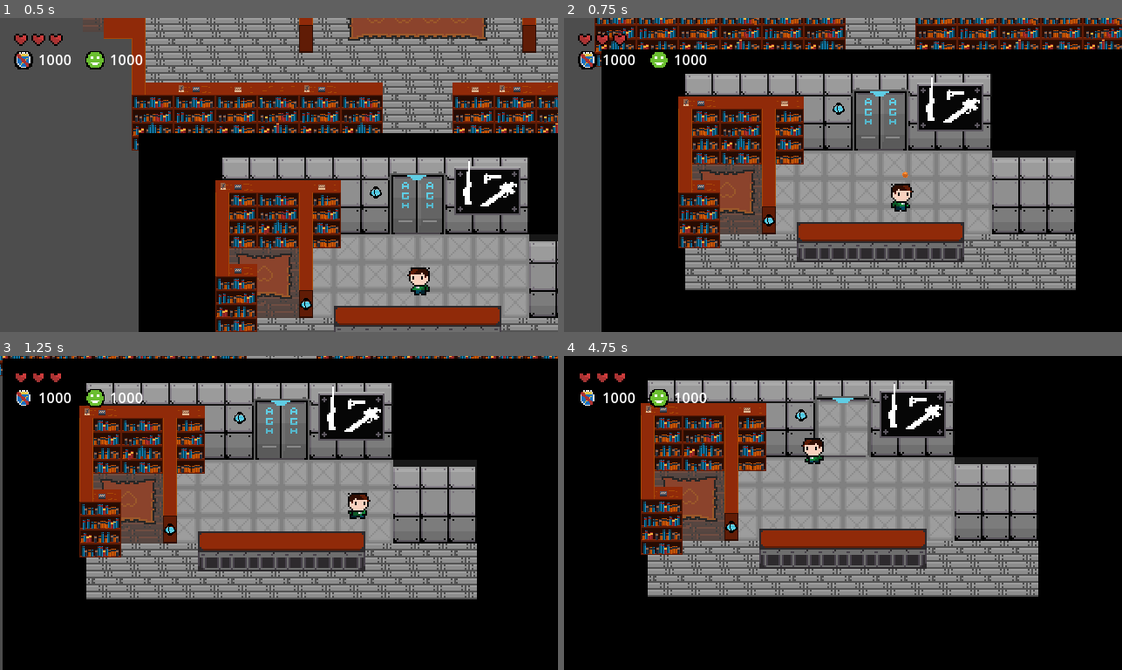
Above: before the commit, frames 1-4 (two rows, left to right).
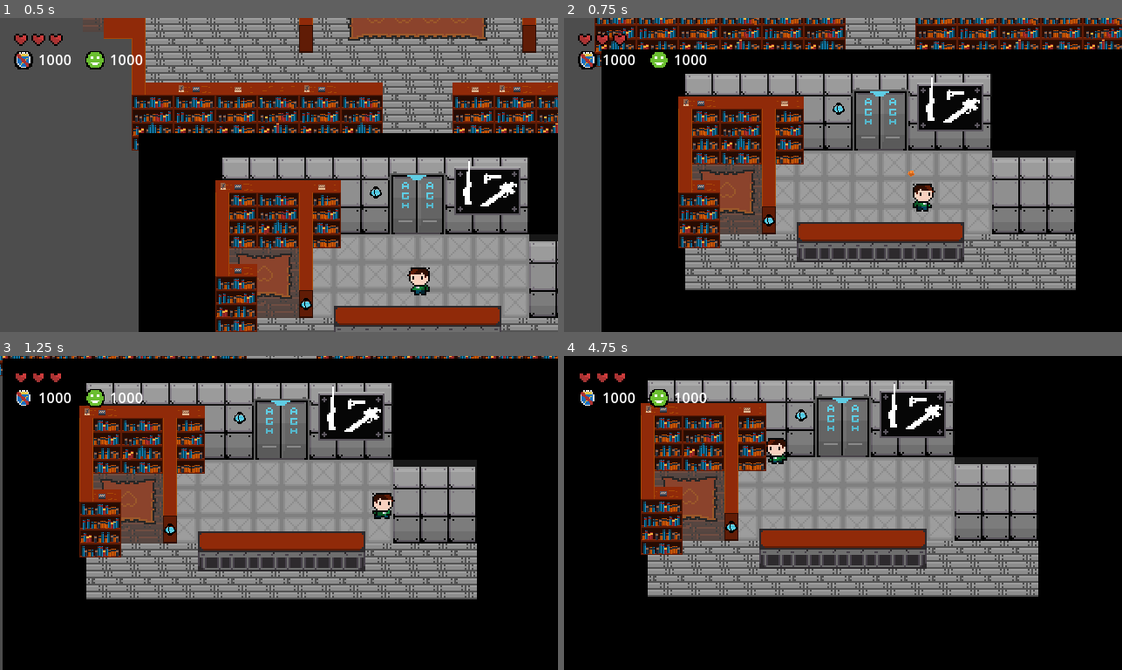
Above: after the commit, the same moments.

Repository: badzianga/SteelworksHiTechGame
Game: Godot game, scene res://Scenes/Maps/world.tscn
The game is run twice, just before and just after one commit, with the same random seed, the same clock (stepped at 60 frames per second) and the same inputs.
Inputs (mouse positions are in pixels of both pictures, inside the frame that each line leads up to):
- Up to frame 1 (0.5 s): no input
- Up to frame 2 (0.75 s): move the mouse to (965, 159) at 0.52 s; hold D (right) from 0.53 s (still down); click (965, 159) at 0.6 s
- Up to frame 3 (1.25 s): keep holding D (right)
- Up to frame 4 (4.75 s): move the mouse to (731, 528) at 1.27 s; release D (right) at 1.28 s; hold S (down) 1.28-2.03 s; click (731, 528) at 1.35 s; move the mouse to (898, 443) at 2.02 s; hold D (right) 2.03-2.78 s; click (898, 443) at 2.1 s; tap Enter at 2.75 s; move the mouse to (815, 575) at 2.77 s; hold W (up) 2.78-3.53 s; click (815, 575) at 2.85 s; move the mouse to (1010, 560) at 3.52 s; hold A (left) from 3.53 s (still down); click (1010, 560) at 3.6 s; move the mouse to (675, 465) at 4.27 s; click (675, 465) at 4.35 s

Frame 1 is identical in both runs. In frame 2, 0.6% of the frame differs, in the area x 58-67%, y 48-62%; in frame 3, 0.6%; in frame 4, 1.9%, in the area x 36-55%, y 13-35%.

Commit message:
Added arrow

Diff:
--- /dev/null
+++ b/Scenes/Environment/book_area.gd
@@ -0,0 +1,6 @@
+extends Area2D
+
+
+func _on_area_entered(_area: Area2D) -> void:
+	GameController.player.collected_book = true
+	queue_free()
--- /dev/null
+++ b/Scenes/Environment/book_area.tscn
@@ -0,0 +1,66 @@
+[gd_scene load_steps=7 format=3 uid="uid://dydmyyftl6nx"]
+
+[ext_resource type="Texture2D" uid="uid://b3jxtwp3facio" path="res://Assets/UI/arrow.png" id="1_7f6wk"]
+[ext_resource type="Script" path="res://Scenes/Environment/book_area.gd" id="1_d2l5u"]
+
+[sub_resource type="CircleShape2D" id="CircleShape2D_elo0n"]
+
+[sub_resource type="Animation" id="Animation_wv8a1"]
+resource_name = "move"
+length = 0.6
+loop_mode = 1
+tracks/0/type = "value"
+tracks/0/imported = false
+tracks/0/enabled = true
+tracks/0/path = NodePath("Sprite:position")
+tracks/0/interp = 1
+tracks/0/loop_wrap = true
+tracks/0/keys = {
+"times": PackedFloat32Array(0, 0.3, 0.6),
+"transitions": PackedFloat32Array(1, 1, 1),
+"update": 0,
+"values": [Vector2(0, -16), Vector2(0, -12), Vector2(0, -16)]
+}
+
+[sub_resource type="Animation" id="Animation_gnc5h"]
+length = 0.001
+tracks/0/type = "value"
+tracks/0/imported = false
+tracks/0/enabled = true
+tracks/0/path = NodePath("Sprite:position")
+tracks/0/interp = 1
+tracks/0/loop_wrap = true
+tracks/0/keys = {
+"times": PackedFloat32Array(0),
+"transitions": PackedFloat32Array(1),
+"update": 0,
+"values": [Vector2(0, -16)]
+}
+
+[sub_resource type="AnimationLibrary" id="AnimationLibrary_g1wre"]
+_data = {
+"RESET": SubResource("Animation_gnc5h"),
+"move": SubResource("Animation_wv8a1")
+}
+
+[node name="BookArea" type="Area2D"]
+collision_layer = 0
+collision_mask = 2
+script = ExtResource("1_d2l5u")
+
+[node name="CollisionShape" type="CollisionShape2D" parent="."]
+shape = SubResource("CircleShape2D_elo0n")
+
+[node name="Sprite" type="Sprite2D" parent="."]
+z_index = 20
+position = Vector2(0, -16)
+scale = Vector2(0.75, 0.75)
+texture = ExtResource("1_7f6wk")
+
+[node name="AnimationPlayer" type="AnimationPlayer" parent="."]
+libraries = {
+"": SubResource("AnimationLibrary_g1wre")
+}
+autoplay = "move"
+
+[connection signal="area_entered" from="." to="." method="_on_area_entered"]
--- a/Scenes/Maps/room.gd
+++ b/Scenes/Maps/room.gd
@@ -66,6 +66,14 @@
 		enemies.call_deferred("add_child", enemy)
 
 
+func add_book() -> void:
+	var book_points := $BookPoints.get_children()
+	var point: Marker2D = book_points.pick_random()
+	var book_area: Area2D = load("res://Scenes/Environment/book_area.tscn").instantiate()
+	book_area.global_position = point.global_position
+	GameController.world.add_child(book_area)
+
+
 func _on_player_detection_area_area_entered(_area: Area2D) -> void:
 	print("Visited? ", visited)
 	if visited:
--- a/Scenes/Maps/world.gd
+++ b/Scenes/Maps/world.gd
@@ -54,6 +54,11 @@
 
 			add_child(room_scene)
 			room_scene.fill_holes(to_fill)
+
+			# Add book to finish room
+			if MapGenerator.map[index] == MapGenerator.ROOM_TYPE.FINISH:
+				room_scene.add_book()
+
 			#print("Generated room (I hope)")
 
 
--- a/Scenes/Player/player.gd
+++ b/Scenes/Player/player.gd
@@ -17,7 +17,7 @@
 
 var direction := Vector2.ZERO
 var shoot_direction := Vector2.ZERO
-
+var collected_book := false
 
 func _ready() -> void:
 	GameController.player = self
--- a/Scenes/Player/player.tscn
+++ b/Scenes/Player/player.tscn
@@ -155,6 +155,7 @@
 collision_layer = 0
 motion_mode = 1
 script = ExtResource("1_5whdu")
+speed = 128.0
 
 [node name="Sprite" type="Sprite2D" parent="."]
 material = SubResource("ShaderMaterial_yl72a")
Binary file added: Assets/UI/arrow.png
Not shown, added: Assets/UI/arrow.png.import
